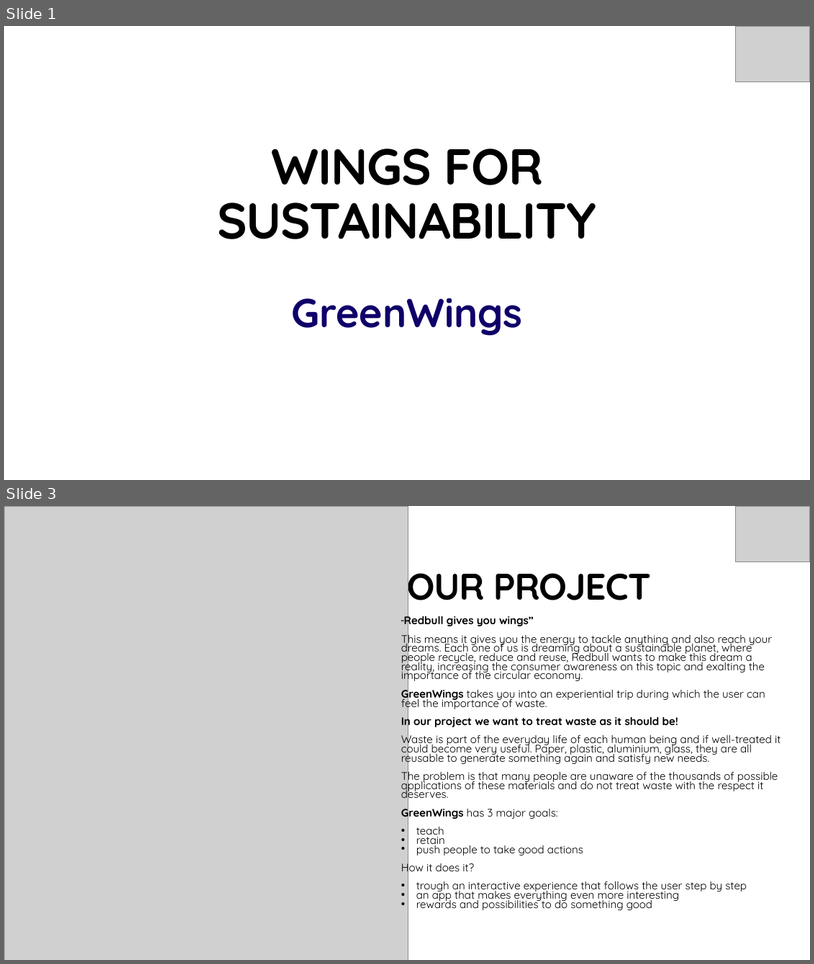
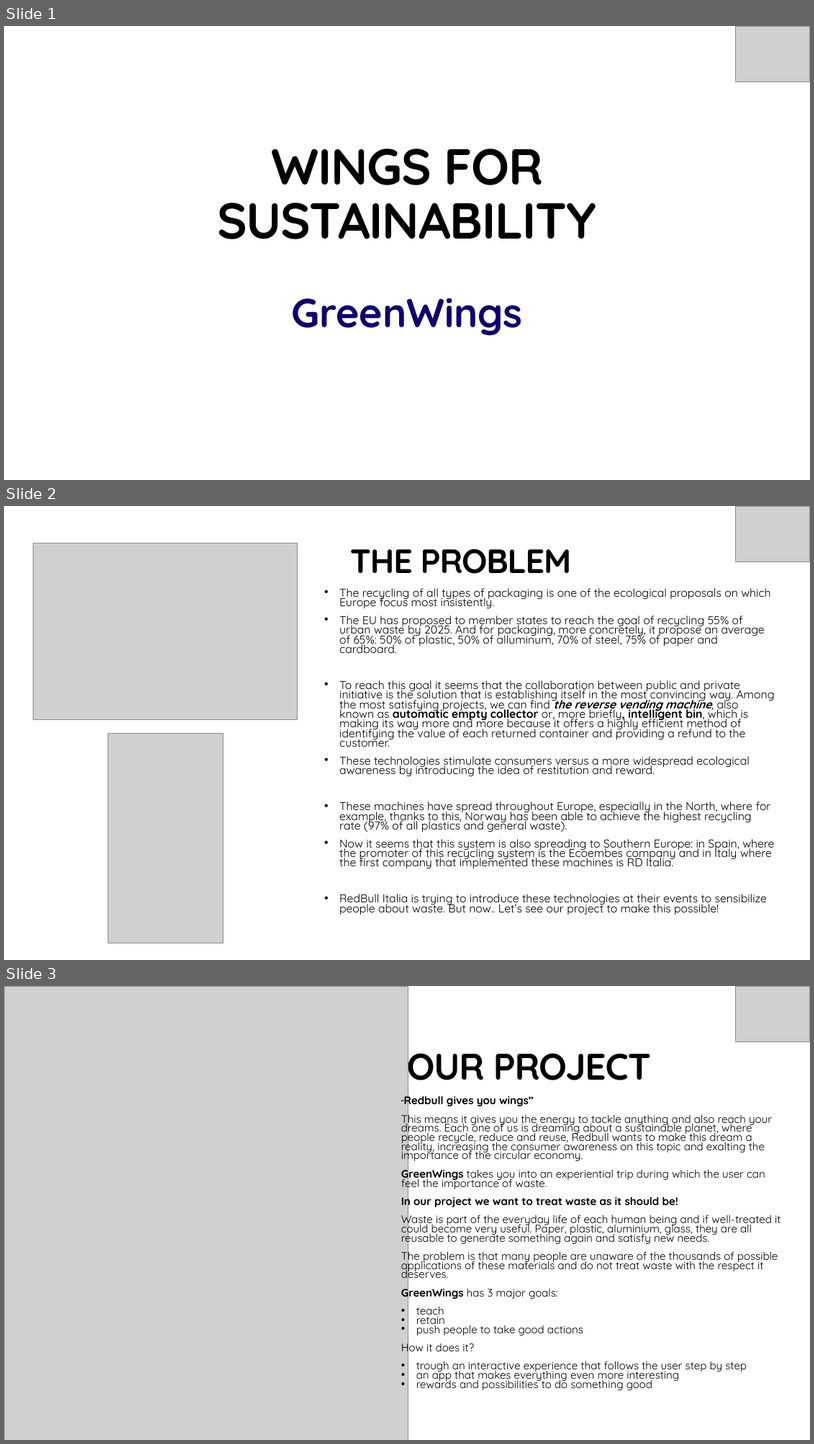
Before and after one commit to Annanardo/REDBULL---Wings-for-Sustainability, a slide deck: WingsforSustainability.pptx. Shown one above the other, each under a label of ours: slides 1 and 3 before the commit, slides 1, 2 and 3 after it; the slides between them are not shown. The pictures are 814x964 and 814x1444 pixels, drawn with LibreOffice and Linux fonts; fonts in the diff are those of the drawing; grey boxes stand for pictures. Boxes give left, top, right and bottom in pixels: in the first picture for what was removed or moved away, otherwise in the second. Text is boxed around its words. In the diff, an @@ line names an element or a change of style, - is before the commit and + after.

```diff
--- a/WingsforSustainability.pptx
+++ b/WingsforSustainability.pptx
@@ slide 2 added at (x1=4, y1=506, x2=810, y2=960), background #FFFFFF @@
@@ picture added at (x1=736, y1=506, x2=810, y2=562) @@
@@ picture added at (x1=33, y1=543, x2=298, y2=720) @@
@@ title added at (x1=350, y1=549, x2=572, y2=574), 40 pt, text #000000, bold @@
+THE PROBLEM
@@ text added at (x1=340, y1=588, x2=775, y2=914), 13.6 pt, text #000000 @@
+• The recycling of all types of packaging is one of the ecological proposals on which Europe focus most insistently.
+• The EU has proposed to member states to reach the goal of recycling 55% of urban waste by 2025. And for packaging, more concretely, it propose an average of 65%: 50% of plastic, 50% of alluminum, 70% of steel, 75% of paper and cardboard.
+• To reach this goal it seems that the collaboration between public and private initiative is the solution that is establishing itself in the most convincing way. Among the most satisfying projects, we can find the reverse vending machine, also known as automatic empty collector or, more briefly, intelligent bin, which is making its way more and more because it offers a highly efficient method of identifying the value of each returned container and providing a refund to the customer.
+• These technologies stimulate consumers versus a more widespread ecological awareness by introducing the idea of restitution and reward.
+• These machines have spread throughout Europe, especially in the North, where for example, thanks to this, Norway has been able to achieve the highest recycling rate (97% of all plastics and general waste).
+• Now it seems that this system is also spreading to Southern Europe: in Spain, where the promoter of this recycling system is the Ecoembes company and in Italy where the first company that implemented these machines is RD Italia.
+• RedBull Italia is trying to introduce these technologies at their events to sensibilize people about waste. But now.. Let’s see our project to make this possible!
@@ picture added at (x1=108, y1=733, x2=223, y2=942) @@
```
Also in this commit, not shown: 3 slides changed, 1 slide removed.
